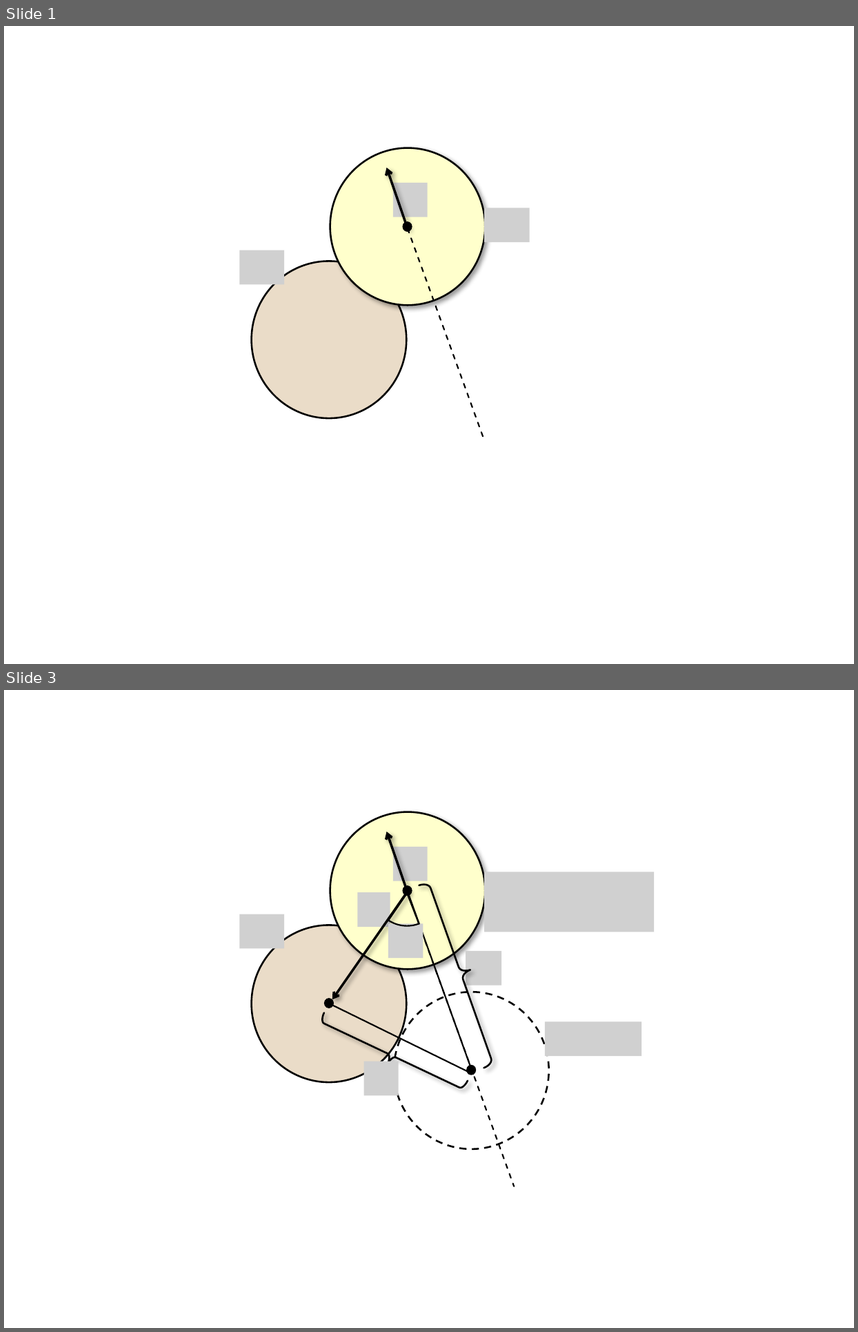
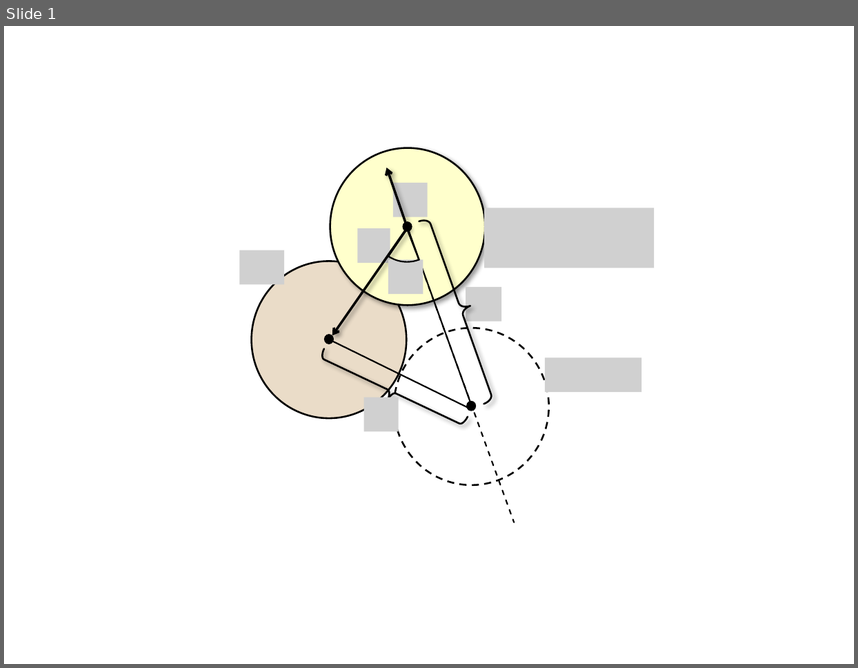
Before and after one commit to Ian-Parberry/sage-docs, a slide deck: Doxygen/physics/1. Pool End Game/newfigs.pptx. Shown one above the other, each under a label of ours: slides 1 and 3 before the commit, slide 1 after it; the slides between them are not shown. The pictures are 858x1332 and 858x668 pixels, drawn with LibreOffice and Linux fonts; fonts in the diff are those of the drawing; grey boxes stand for pictures. Boxes give left, top, right and bottom in pixels: in the first picture for what was removed or moved away, otherwise in the second. Text is boxed around its words. In the diff, an @@ line names an element or a change of style, - is before the commit and + after.

```diff
--- a/Doxygen/physics/1. Pool End Game/newfigs.pptx
+++ b/Doxygen/physics/1. Pool End Game/newfigs.pptx
@@ slide 1 removed at [4,26,854,664], background #FFFFFF @@
@@ ellipse removed at [330,147,485,305] @@
@@ arrow removed from (408, 228) to (386, 167) @@
@@ picture removed at [393,183,428,216] @@
@@ picture removed at [484,208,529,242] @@
@@ ellipse removed at [403,221,412,232] @@
@@ line removed from (408, 228) to (484, 440) @@
@@ picture removed at [239,250,285,283] @@
@@ ellipse removed at [252,261,406,418] @@
@@ what was slide 3 is now slide 1 @@
```
Also in this commit, not shown: 1 slide changed, 1 slide added, 1 other slide removed, 16 other files.
